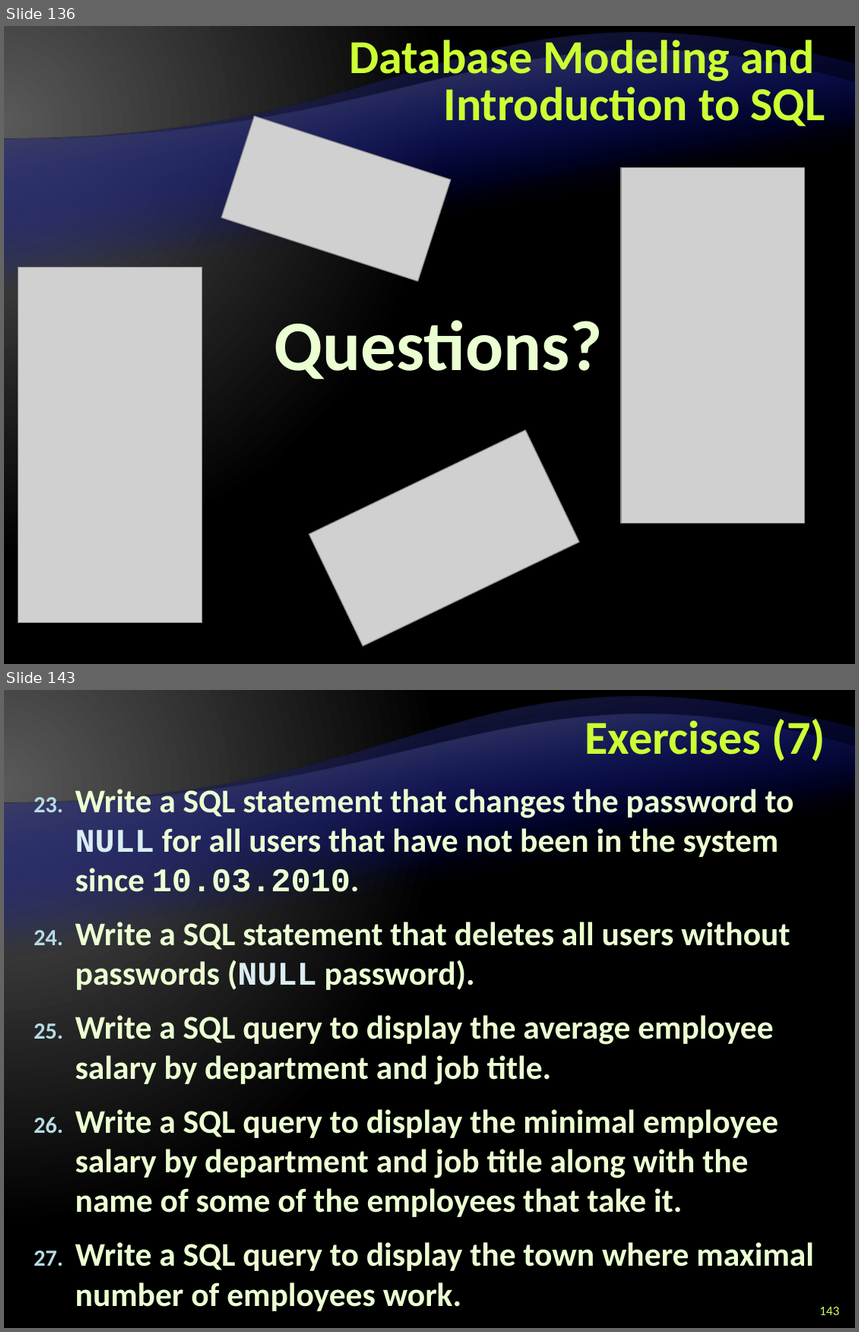
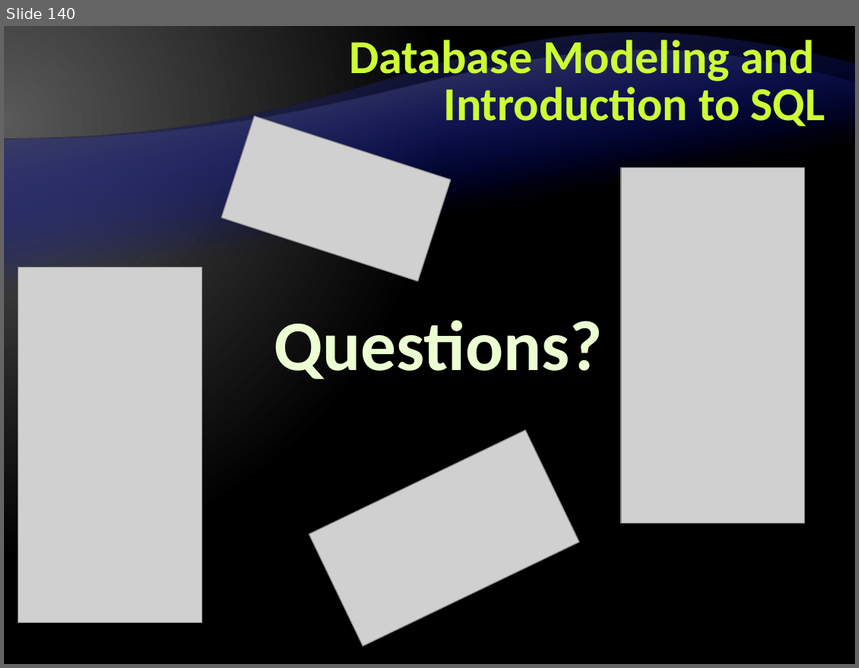
Before and after one commit to Lockheed01/aspnet-mvc-course, a slide deck: Lectures/5. Databases, SQL and MS SQL Server/Databases, SQL and MS SQL Server.pptx. Shown one above the other, each under a label of ours: slides 136 and 143 before the commit, slide 140 after it; the slides between them are not shown. The pictures are 859x1332 and 859x668 pixels, drawn with LibreOffice and Linux fonts; fonts in the diff are those of the drawing; grey boxes stand for pictures; background and template pictures are left out. Boxes give left, top, right and bottom in pixels: in the first picture for what was removed or moved away, otherwise in the second. Text is boxed around its words. In the diff, an @@ line names an element or a change of style, - is before the commit and + after.

```diff
--- a/Lectures/5. Databases, SQL and MS SQL Server/Databases, SQL and MS SQL Server.pptx
+++ b/Lectures/5. Databases, SQL and MS SQL Server/Databases, SQL and MS SQL Server.pptx
@@ slide 143 removed at (x1=4, y1=690, x2=855, y2=1328), background gradient #595959 to #000000; not listed: 2 template elements that a slide beside it also shows @@
@@ title removed at (x1=585, y1=714, x2=826, y2=761) @@
-Exercises (7)
@@ text removed at (x1=75, y1=785, x2=814, y2=1312) @@
-23. Write a SQL statement that changes the password to NULL for all users that have not been in the system since 10.03.2010.
-24. Write a SQL statement that deletes all users without passwords (NULL password).
-25. Write a SQL query to display the average employee salary by department and job title.
-26. Write a SQL query to display the minimal employee salary by department and job title along with the name of some of the employees that take it.
-27. Write a SQL query to display the town where maximal number of employees work.
@@ page number removed at (x1=819, y1=1307, x2=839, y2=1315) @@
-143
@@ what was slide 136 is now slide 140 @@
```
Also in this commit, not shown: 4 slides changed, 13 other slides removed.
